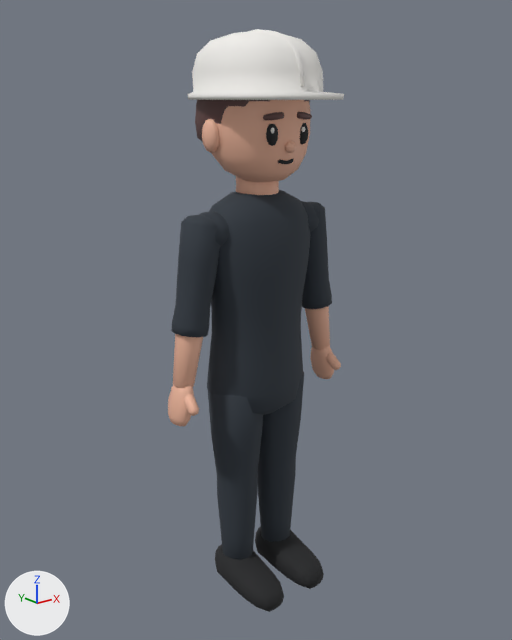
Two versions of the glTF model components/kit/character-kit/CHR_BASE_MASTER_v001.glb, one commit apart.
Both versions are drawn from a 50 mm lens placed at (-1.345, -1.675, 1.596), pointed at (-0.011, -0.008, 0.929). Every picture has the same lights, and +X, +Y and +Z are marked at lower left. The first picture is the older version.

The first picture shows 'CHR_BASE_MASTER_BODY', 'CHR_BASE_MASTER_FACE', 'CHR_BASE_MASTER_HAIR', 'CHR_BASE_MASTER_HELMET'.
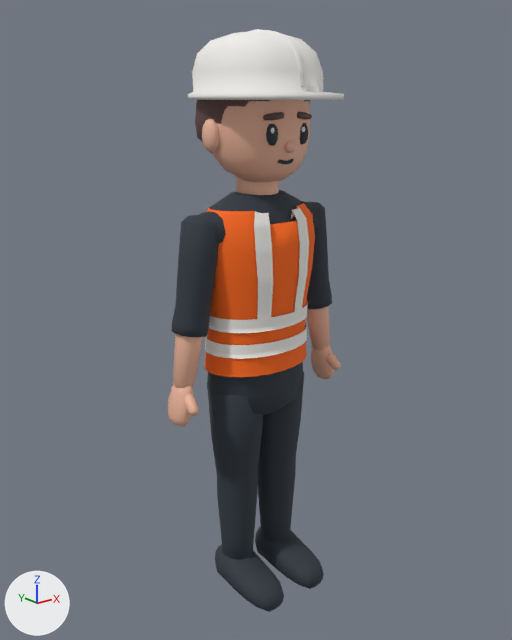
What the commit changed:
Material 'MAT_FABRIC_HIVIS' (mat_mat_fabric_hivis) is new.
Its base color is (1.0, 0.144, 0.00651) (orange #ff6a13).
Its roughness is 0.85.
me_chr_base_master_body has 1524 vertices, 2968 faces and spans x -0.33..0.33, y -0.21..0.16, z 0.0..1.68.
me_chr_base_master_body is used by ob_chr_base_master_body; location (0.0, 0.0, 0.0).
me_chr_base_master_body part 1: 336 faces spanning x -0.16..0.16, y -0.21..0.08, z 0.0..0.13 switch from mat_mat_rubber (black #232426) to mat_mat_fabric_graphite (dark blue #303841).
Mesh me_chr_base_master_vest is new.
It has 888 vertices, 1328 faces and spans x -0.203..0.203, y -0.137..0.133, z 0.79..1.288.
Faces by material slot: [336, 992].
It uses material mat_mat_fabric_hivis (orange #ff6a13).
It uses material mat_mat_surface (white #f1efeb).
Object 'CHR_BASE_MASTER_VEST' (ob_chr_base_master_vest) is new; it shows me_chr_base_master_vest.
Its location is (0.0, 0.0, 0.0).

Changed parts and their boxes [x1, y1, x2, y2] in the pictures (512 x 640 px):
'CHR_BASE_MASTER_VEST', added: after [204, 201, 315, 377]
    faces in mat_mat_fabric_hivis (orange #ff6a13): [204, 201, 315, 377]
    faces in mat_mat_surface (white #f1efeb): [205, 206, 309, 359]
part 1 of me_chr_base_master_body, recoloured: [215, 527, 324, 611] in both
